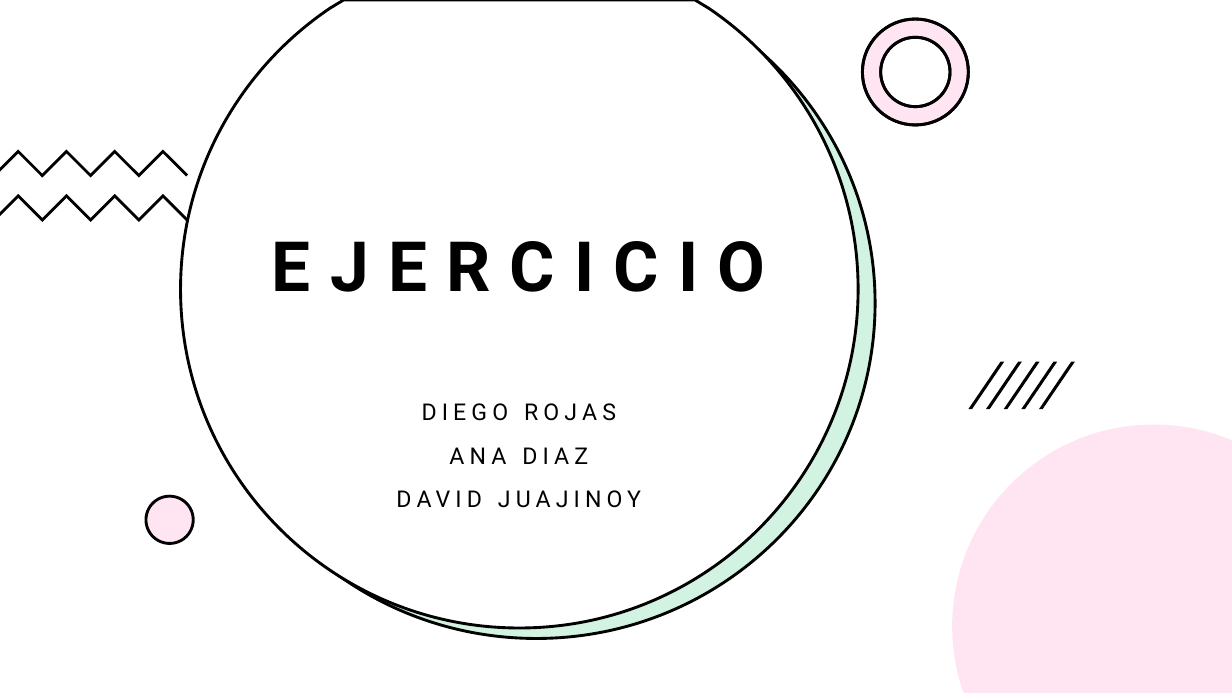
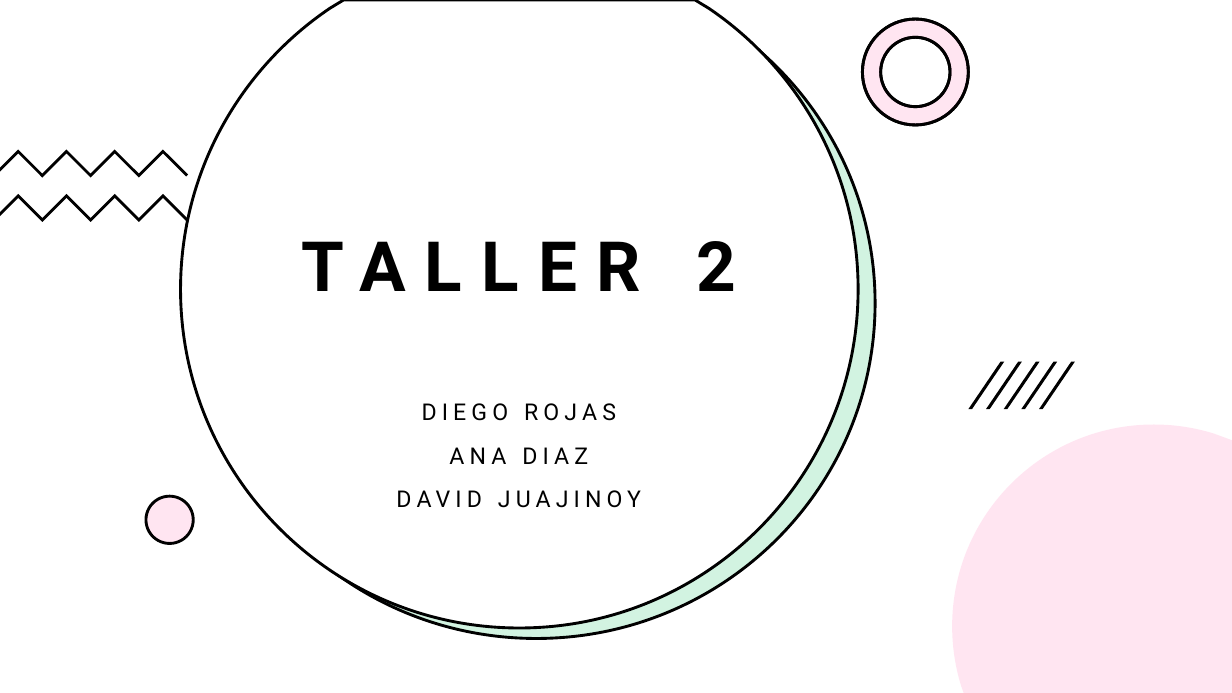
Before and after one commit to Davidjuajinoy/Caso-estudio-tarea-GRUPO-3, a slide deck: slide 1 of Entregables/Arquitectura por capas/Presentacion.pptx. Drawn at 1232x693 pixels with LibreOffice and Linux fonts; fonts in the diff are those of the drawing. Boxes give left, top, right and bottom in pixels: in the first picture for what was removed or moved away, otherwise in the second. Text is boxed around its words. In the diff, an @@ line names an element or a change of style, - is before the commit and + after.

```diff
--- a/Entregables/Arquitectura por capas/Presentacion.pptx
+++ b/Entregables/Arquitectura por capas/Presentacion.pptx
@@ title at box(301, 241, 736, 291): text changed @@
-EJERCICIO
+TALLER 2
```
Also in this commit, not shown: 3 slides added, 6 slides removed, 4 other files.
